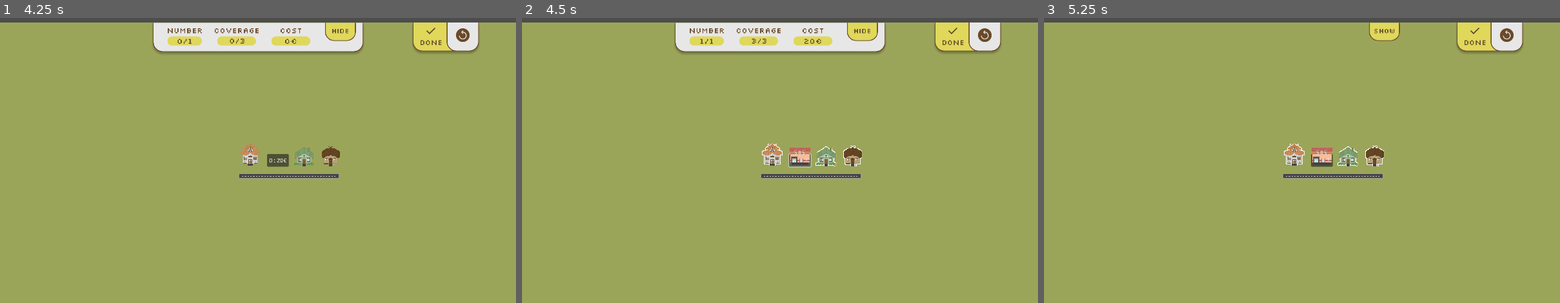
Above: before the commit, frames 1-3 (left to right).
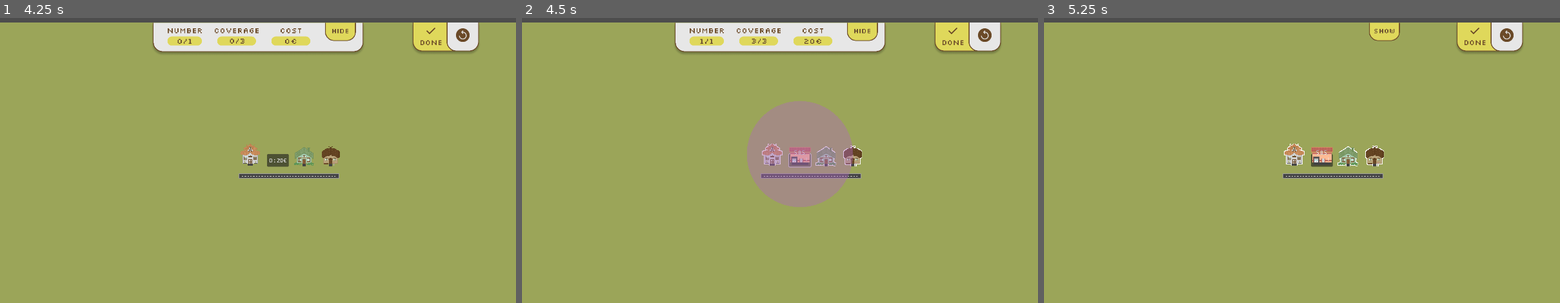
Above: after the commit, the same moments.

Repository: trang-ngn/SOS-Game
Game: Godot game, scene res://Scenes/Levels/level_template.tscn
Same seed, same stepped clock (60 frames per second), same inputs: the game is played once before the commit and once after it. This scene is started directly instead of the project's main scene.
Inputs (mouse positions are in pixels of both pictures, inside the frame that each line leads up to):
- Up to frame 1 (4.25 s): click (428, 37) at 0.5 s; click (428, 37) at 1.25 s; click (464, 35) at 2 s; click (464, 35) at 2.75 s; click (464, 35) at 3.5 s
- Up to frame 2 (4.5 s): click "0 : 20€" at 4.25 s
- Up to frame 3 (5.25 s): click "Hide" at 5 s

Frame 1 is identical in both runs. In frame 2, 5.9% of the frame differs, in the area x 43-65%, y 29-67%; in frame 3, nothing differs.
Error before the commit: Invalid assignment of property or key 'visible' with value of type 'bool' on a base object of type 'null instance'. (res://Scripts/ObjectScript/station_script.…

Commit message:
feat: make radius visual for all templates

Diff:
--- a/sos-game/Scenes/Levels/level_example.tscn
+++ b/sos-game/Scenes/Levels/level_example.tscn
@@ -6,6 +6,7 @@
 [ext_resource type="Shader" uid="uid://b1wvm2ng2bjhx" path="res://Shaders/highlight.gdshader" id="4_37vo7"]
 [ext_resource type="Script" uid="uid://bc5lk4pawxgc4" path="res://Scripts/ObjectScript/station_script.gd" id="5_htqux"]
 [ext_resource type="Texture2D" uid="uid://btniax21u00s0" path="res://Assets/Rescue Station/rescue_default(dont use).png" id="6_gdbjo"]
+[ext_resource type="Script" uid="uid://bhn2knupgw6fc" path="res://Scripts/radius_visual.gd" id="7_vi7m4"]
 [ext_resource type="Script" uid="uid://cie3h3o0ehln3" path="res://Scripts/camera_movement.gd" id="7_xfxn4"]
 [ext_resource type="PackedScene" uid="uid://bxs73etkg8msh" path="res://Scenes/Dialogs/statistik_bar.tscn" id="8_dh3ah"]
 [ext_resource type="Texture2D" uid="uid://drjlj1jgbcpqf" path="res://Assets/Buttons and Dialogs/Button-green.png" id="9_r8ray"]
@@ -349,6 +350,11 @@
 scale = Vector2(15, 15)
 shape = SubResource("CircleShape2D_b510r")
 
+[node name="RadiusVisual" type="Node2D" parent="Stations/S0/Radius"]
+visible = false
+script = ExtResource("7_vi7m4")
+color = Color(0.682341, 0.415773, 0.735881, 0.42)
+
 [node name="S1" type="Node2D" parent="Stations"]
 position = Vector2(-318, 10)
 script = ExtResource("5_htqux")
@@ -386,6 +392,11 @@
 shape = SubResource("CircleShape2D_2a2fd")
 debug_color = Color(0.282722, 0.618852, 0.359162, 0.42)
 
+[node name="RadiusVisual" type="Node2D" parent="Stations/S1/Radius"]
+visible = false
+script = ExtResource("7_vi7m4")
+color = Color(0.682341, 0.415773, 0.735881, 0.42)
+
 [node name="S2" type="Node2D" parent="Stations"]
 position = Vector2(-521, -98)
 script = ExtResource("5_htqux")
@@ -422,6 +433,11 @@
 scale = Vector2(15, 15)
 shape = SubResource("CircleShape2D_xv378")
 
+[node name="RadiusVisual" type="Node2D" parent="Stations/S2/Radius"]
+visible = false
+script = ExtResource("7_vi7m4")
+color = Color(0.682341, 0.415773, 0.735881, 0.42)
+
 [node name="S3" type="Node2D" parent="Stations"]
 position = Vector2(-68, 161)
 script = ExtResource("5_htqux")
@@ -459,6 +475,11 @@
 shape = SubResource("CircleShape2D_kaqqc")
 debug_color = Color(0.491742, 0.444078, 0.971108, 0.42)
 
+[node name="RadiusVisual" type="Node2D" parent="Stations/S3/Radius"]
+visible = false
+script = ExtResource("7_vi7m4")
+color = Color(0.682341, 0.415773, 0.735881, 0.42)
+
 [node name="S4" type="Node2D" parent="Stations"]
 position = Vector2(263, 190)
 script = ExtResource("5_htqux")
@@ -496,6 +517,11 @@
 shape = SubResource("CircleShape2D_ojxi3")
 debug_color = Color(0.727003, 0.379446, 0.738958, 0.42)
 
+[node name="RadiusVisual" type="Node2D" parent="Stations/S4/Radius"]
+visible = false
+script = ExtResource("7_vi7m4")
+color = Color(0.682341, 0.415773, 0.735881, 0.42)
+
 [node name="S5" type="Node2D" parent="Stations"]
 position = Vector2(468, -213)
 script = ExtResource("5_htqux")
@@ -533,6 +559,11 @@
 shape = SubResource("CircleShape2D_odk1q")
 debug_color = Color(0.500007, 0.449375, 0.947741, 0.42)
 
+[node name="RadiusVisual" type="Node2D" parent="Stations/S5/Radius"]
+visible = false
+script = ExtResource("7_vi7m4")
+color = Color(0.682341, 0.415773, 0.735881, 0.42)
+
 [node name="S6" type="Node2D" parent="Stations"]
 position = Vector2(647, 77)
 script = ExtResource("5_htqux")
@@ -569,6 +600,11 @@
 scale = Vector2(15, 15)
 shape = SubResource("CircleShape2D_fypjr")
 debug_color = Color(0.842477, 0.377384, 0.137897, 0.42)
+
+[node name="RadiusVisual" type="Node2D" parent="Stations/S6/Radius"]
+visible = false
+script = ExtResource("7_vi7m4")
+color = Color(0.682341, 0.415773, 0.735881, 0.42)
 
 [node name="Camera" type="CharacterBody2D" parent="."]
 visible = false
--- a/sos-game/Scenes/Levels/level_template.tscn
+++ b/sos-game/Scenes/Levels/level_template.tscn
@@ -10,6 +10,7 @@
 [ext_resource type="Texture2D" uid="uid://b2r4cix5na7mw" path="res://Assets/Houses/green_house.png" id="6_08cxd"]
 [ext_resource type="Texture2D" uid="uid://u3dkhecguxkp" path="res://Assets/Rescue Station/rescue_station_2.png" id="7_ert0c"]
 [ext_resource type="Script" uid="uid://cie3h3o0ehln3" path="res://Scripts/camera_movement.gd" id="7_jr16f"]
+[ext_resource type="Script" uid="uid://bhn2knupgw6fc" path="res://Scripts/radius_visual.gd" id="10_0jff0"]
 [ext_resource type="PackedScene" uid="uid://bxs73etkg8msh" path="res://Scenes/Dialogs/statistik_bar.tscn" id="11_2ejuk"]
 [ext_resource type="Texture2D" uid="uid://drjlj1jgbcpqf" path="res://Assets/Buttons and Dialogs/Button-green.png" id="12_0jff0"]
 [ext_resource type="FontFile" uid="uid://c8f1xkqvr2h7a" path="res://Assets/Fonts/Silkscreen-Regular.ttf" id="13_iihae"]
@@ -109,7 +110,6 @@
 [node name="H0" type="StaticBody2D" parent="Houses"]
 position = Vector2(-22, -37)
 script = ExtResource("3_rhjl8")
-design = ExtResource("4_tvne3")
 
 [node name="Sprite2D" type="Sprite2D" parent="Houses/H0"]
 texture_filter = 1
@@ -133,7 +133,6 @@
 [node name="H1" type="StaticBody2D" parent="Houses"]
 position = Vector2(132, -36)
 script = ExtResource("3_rhjl8")
-design = ExtResource("6_08cxd")
 
 [node name="Sprite2D" type="Sprite2D" parent="Houses/H1"]
 texture_filter = 1
@@ -157,7 +156,6 @@
 [node name="H2" type="StaticBody2D" parent="Houses"]
 position = Vector2(208, -36)
 script = ExtResource("3_rhjl8")
-design = ExtResource("5_ert0c")
 
 [node name="Sprite2D" type="Sprite2D" parent="Houses/H2"]
 texture_filter = 1
@@ -212,6 +210,11 @@
 visible = false
 scale = Vector2(15, 15)
 shape = SubResource("CircleShape2D_fypjr")
+
+[node name="RadiusVisual" type="Node2D" parent="Stations/S0/Radius"]
+visible = false
+script = ExtResource("10_0jff0")
+color = Color(0.682341, 0.415773, 0.735881, 0.42)
 
 [node name="Camera" type="CharacterBody2D" parent="."]
 script = ExtResource("7_jr16f")
--- a/sos-game/Scenes/Levels/level_test.tscn
+++ b/sos-game/Scenes/Levels/level_test.tscn
@@ -23,11 +23,9 @@
 [sub_resource type="RectangleShape2D" id="RectangleShape2D_g30sg"]
 size = Vector2(67, 68)
 
-[node name="LevelTemplate" type="Node2D" node_paths=PackedStringArray("stations", "houses")]
+[node name="LevelTemplate" type="Node2D"]
 texture_filter = 1
 script = ExtResource("1_meq67")
-stations = [null, NodePath("Stations/S1"), NodePath(""), NodePath(""), NodePath(""), NodePath(""), NodePath("")]
-houses = [null, NodePath("Houses/H1"), NodePath("Houses/H2"), NodePath("Houses/H3"), NodePath("Houses/H4"), NodePath("Houses/H5"), NodePath("Houses/H6"), NodePath("Houses/H7"), NodePath("Houses/H8"), NodePath("Houses/H9")]
 
 [node name="TileMap" type="TileMap" parent="."]
 tile_set = ExtResource("2_3rhg7")
@@ -56,10 +54,12 @@
 [node name="Sprite2D" type="Sprite2D" parent="Houses/H1"]
 texture_filter = 1
 material = SubResource("ShaderMaterial_tf3fl")
+instance_shader_parameters/active = false
 position = Vector2(0, -45)
 texture = ExtResource("5_x3fiy")
 
 [node name="HouseNumber" type="TextEdit" parent="Houses/H1"]
+visible = false
 offset_left = -16.0
 offset_top = -64.0
 offset_right = 13.0
@@ -78,10 +78,12 @@
 [node name="Sprite2D" type="Sprite2D" parent="Houses/H2"]
 texture_filter = 1
 material = SubResource("ShaderMaterial_tf3fl")
+instance_shader_parameters/active = false
 position = Vector2(0, -45)
 texture = ExtResource("5_x3fiy")
 
 [node name="HouseNumber" type="TextEdit" parent="Houses/H2"]
+visible = false
 offset_left = -16.0
 offset_top = -64.0
 offset_right = 13.0
@@ -100,10 +102,12 @@
 [node name="Sprite2D" type="Sprite2D" parent="Houses/H3"]
 texture_filter = 1
 material = SubResource("ShaderMaterial_tf3fl")
+instance_shader_parameters/active = false
 position = Vector2(0, -45)
 texture = ExtResource("5_x3fiy")
 
 [node name="HouseNumber" type="TextEdit" parent="Houses/H3"]
+visible = false
 offset_left = -16.0
 offset_top = -64.0
 offset_right = 13.0
@@ -122,10 +126,12 @@
 [node name="Sprite2D" type="Sprite2D" parent="Houses/H4"]
 texture_filter = 1
 material = SubResource("ShaderMaterial_tf3fl")
+instance_shader_parameters/active = false
 position = Vector2(0, -45)
 texture = ExtResource("5_x3fiy")
 
 [node name="HouseNumber" type="TextEdit" parent="Houses/H4"]
+visible = false
 offset_left = -16.0
 offset_top = -64.0
 offset_right = 13.0
@@ -144,10 +150,12 @@
 [node name="Sprite2D" type="Sprite2D" parent="Houses/H5"]
 texture_filter = 1
 material = SubResource("ShaderMaterial_tf3fl")
+instance_shader_parameters/active = false
 position = Vector2(0, -45)
 texture = ExtResource("5_x3fiy")
 
 [node name="HouseNumber" type="TextEdit" parent="Houses/H5"]
+visible = false
 offset_left = -16.0
 offset_top = -64.0
 offset_right = 13.0
@@ -166,10 +174,12 @@
 [node name="Sprite2D" type="Sprite2D" parent="Houses/H6"]
 texture_filter = 1
 material = SubResource("ShaderMaterial_tf3fl")
+instance_shader_parameters/active = false
 position = Vector2(0, -45)
 texture = ExtResource("5_x3fiy")
 
 [node name="HouseNumber" type="TextEdit" parent="Houses/H6"]
+visible = false
 offset_left = -16.0
 offset_top = -64.0
 offset_right = 13.0
@@ -188,10 +198,12 @@
 [node name="Sprite2D" type="Sprite2D" parent="Houses/H7"]
 texture_filter = 1
 material = SubResource("ShaderMaterial_tf3fl")
+instance_shader_parameters/active = false
 position = Vector2(0, -45)
 texture = ExtResource("5_x3fiy")
 
 [node name="HouseNumber" type="TextEdit" parent="Houses/H7"]
+visible = false
 offset_left = -16.0
 offset_top = -64.0
 offset_right = 13.0
@@ -210,10 +222,12 @@
 [node name="Sprite2D" type="Sprite2D" parent="Houses/H8"]
 texture_filter = 1
 material = SubResource("ShaderMaterial_tf3fl")
+instance_shader_parameters/active = false
 position = Vector2(0, -45)
 texture = ExtResource("5_x3fiy")
 
 [node name="HouseNumber" type="TextEdit" parent="Houses/H8"]
+visible = false
 offset_left = -16.0
 offset_top = -64.0
 offset_right = 13.0
@@ -232,10 +246,12 @@
 [node name="Sprite2D" type="Sprite2D" parent="Houses/H9"]
 texture_filter = 1
 material = SubResource("ShaderMaterial_tf3fl")
+instance_shader_parameters/active = false
 position = Vector2(0, -45)
 texture = ExtResource("5_x3fiy")
 
 [node name="HouseNumber" type="TextEdit" parent="Houses/H9"]
+visible = false
 offset_left = -16.0
 offset_top = -64.0
 offset_right = 13.0
@@ -253,7 +269,6 @@
 position = Vector2(-318, 10)
 script = ExtResource("6_u2n6r")
 cost = 40
-id = 1
 
 [node name="Plot" type="Button" parent="Stations/S1"]
 texture_filter = 1
@@ -261,12 +276,15 @@
 offset_top = -55.0
 offset_right = 31.0
 offset_bottom = -19.0
+text = "0 : 40€"
 
 [node name="Sprite2D" type="Sprite2D" parent="Stations/S1"]
+visible = false
 position = Vector2(0, -50)
 texture = ExtResource("7_57e81")
 
 [node name="StationNumber" type="TextEdit" parent="Stations/S1"]
+visible = false
 offset_left = -14.0
 offset_top = -57.0
 offset_right = 13.0
Not shown: 1 places in sos-game/Scenes/Levels/level_example.tscn that only renumber resources
Not shown: 1 places in sos-game/Scenes/Levels/level_template.tscn that only renumber resources
